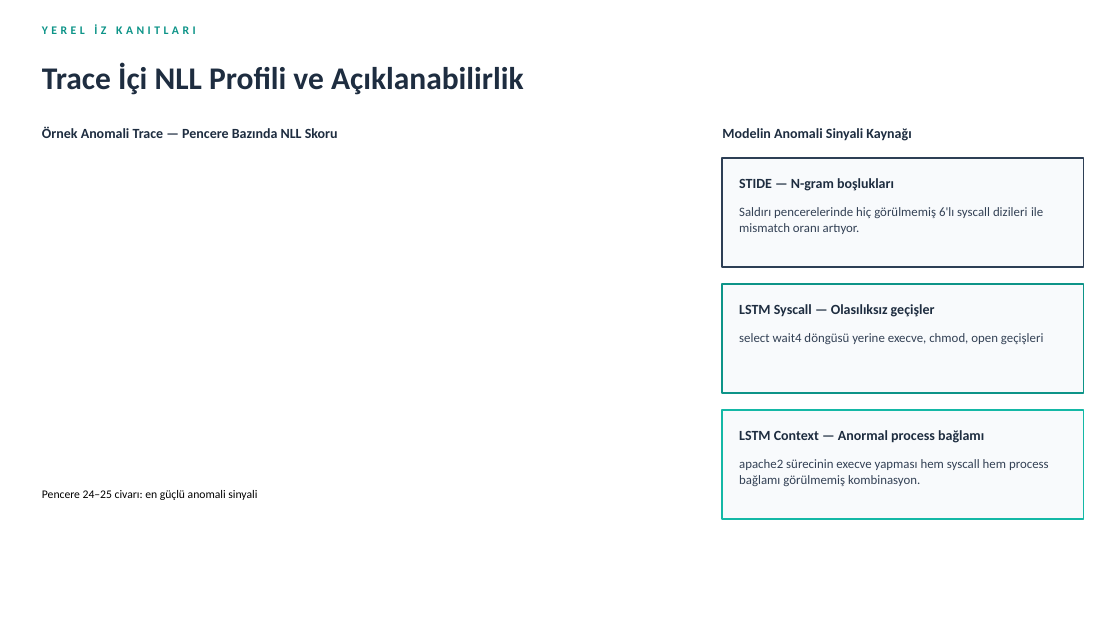
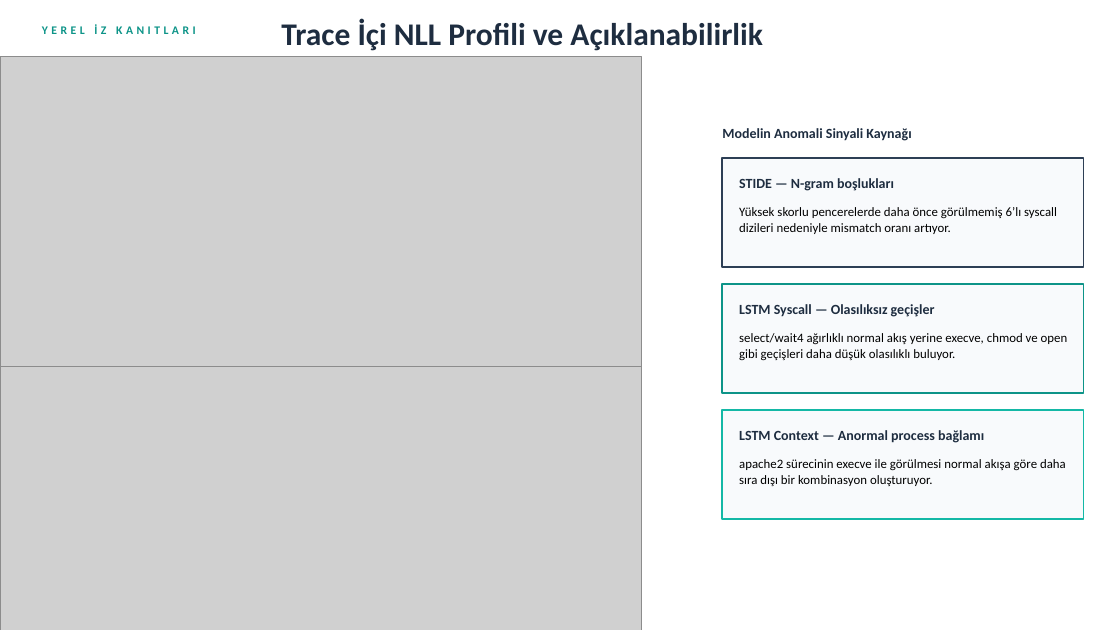
Before and after one commit to Emirhanmu/LSTM-Based-HIDS-on-System-Call-Sequences, a slide deck: slide 11 of presentations/Final_Presentation.pptx. Drawn at 1120x630 pixels with LibreOffice and Linux fonts; fonts in the diff are those of the drawing; grey boxes stand for pictures. Boxes give left, top, right and bottom in pixels: in the first picture for what was removed or moved away, otherwise in the second. Text is boxed around its words. In the diff, an @@ line names an element or a change of style, - is before the commit and + after.

```diff
--- a/presentations/Final_Presentation.pptx
+++ b/presentations/Final_Presentation.pptx
@@ text "Trace İçi NLL Profili ve ...": place and size @@
-text "Trace İçi NLL Profili ve ..." at <box>42,62,524,95</box>
+text "Trace İçi NLL Profili ve ..." at <box>281,18,763,51</box>
@@ picture added at <box>0,56,641,373</box> @@
@@ text removed at <box>42,126,338,138</box> @@
-Örnek Anomali Trace — Pencere Bazında NLL Skoru
@@ text at <box>739,207,1057,234</box>: text changed; text colour #334155 to #000000 @@
-Saldırı pencerelerinde hiç görülmemiş 6'lı syscall dizileri ile mismatch oranı artıyor.
+Yüksek skorlu pencerelerde daha önce görülmemiş 6’lı syscall dizileri nedeniyle mismatch oranı artıyor.
@@ text at <box>739,333,1068,361</box>: text changed; text colour #334155 to #000000 @@
-select wait4 döngüsü yerine execve, chmod, open geçişleri
+select/wait4 ağırlıklı normal akış yerine execve, chmod ve open gibi geçişleri daha düşük olasılıklı buluyor.
@@ picture added at <box>0,366,641,630</box> @@
@@ text at <box>739,459,1066,486</box>: text changed; text colour #334155 to #000000 @@
-apache2 sürecinin execve yapması hem syscall hem process bağlamı görülmemiş kombinasyon.
+apache2 sürecinin execve ile görülmesi normal akışa göre daha sıra dışı bir kombinasyon oluşturuyor.
@@ text removed at <box>42,490,257,500</box> @@
-Pencere 24–25 civarı: en güçlü anomali sinyali
```
Also in this commit, not shown: 8 other slides changed.
